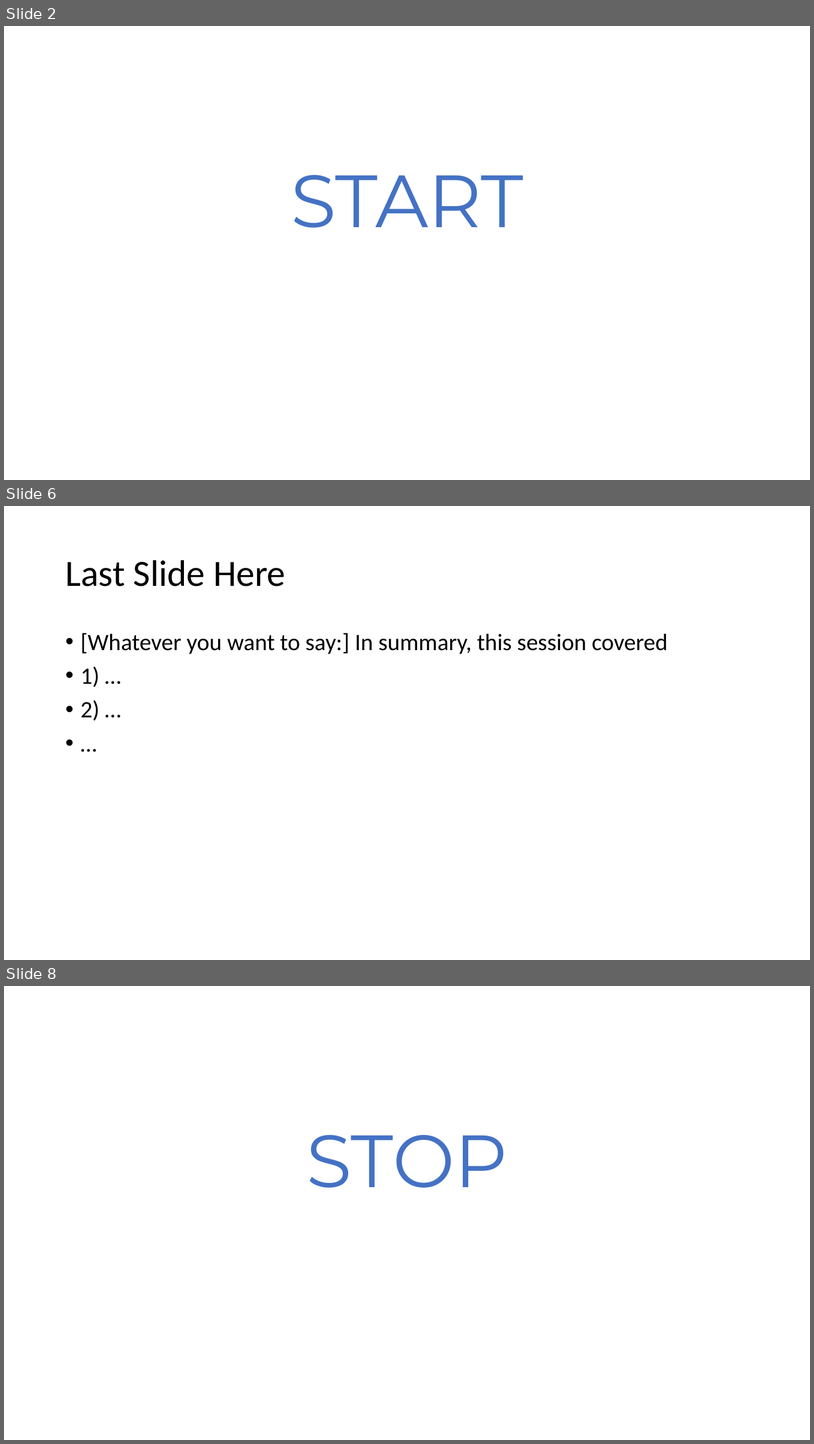
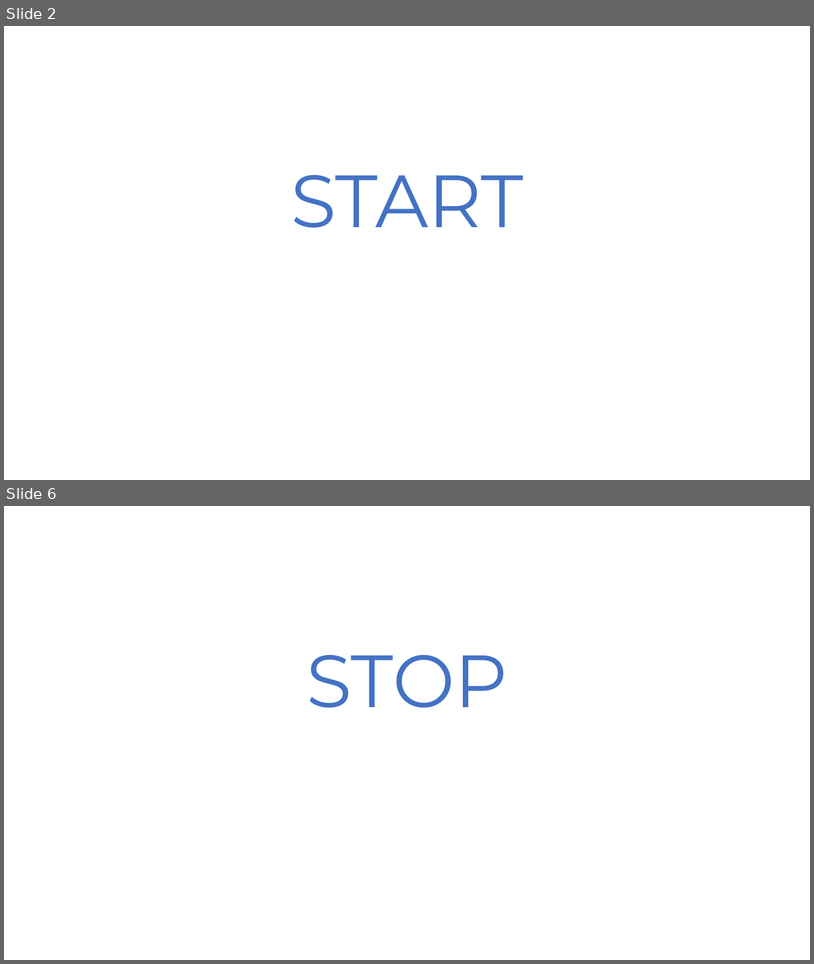
Before and after one commit to andrewcparnell/simms_course, a slide deck: Instats/Day-2/Session-10/open-practical-instats.pptx. Shown one above the other, each under a label of ours: slides 2, 6 and 8 before the commit, slides 2 and 6 after it; the slides between them are not shown. The pictures are 814x1444 and 814x964 pixels, drawn with LibreOffice and Linux fonts; fonts in the diff are those of the drawing. Boxes give left, top, right and bottom in pixels: in the first picture for what was removed or moved away, otherwise in the second. Text is boxed around its words. In the diff, an @@ line names an element or a change of style, - is before the commit and + after.

```diff
--- a/Instats/Day-2/Session-10/open-practical-instats.pptx
+++ b/Instats/Day-2/Session-10/open-practical-instats.pptx
@@ slide 6 removed at (4, 506, 810, 960), background #FFFFFF @@
@@ title removed at (65, 560, 285, 586) @@
-Last Slide Here
@@ text removed at (81, 633, 668, 720) @@
-• [Whatever you want to say:] In summary, this session covered
-• 1) …
-• 2) …
-• …
@@ what was slide 8 is now slide 6 @@
```
Also in this commit, not shown: 1 slide changed, 1 other slide removed, 17 other files.
